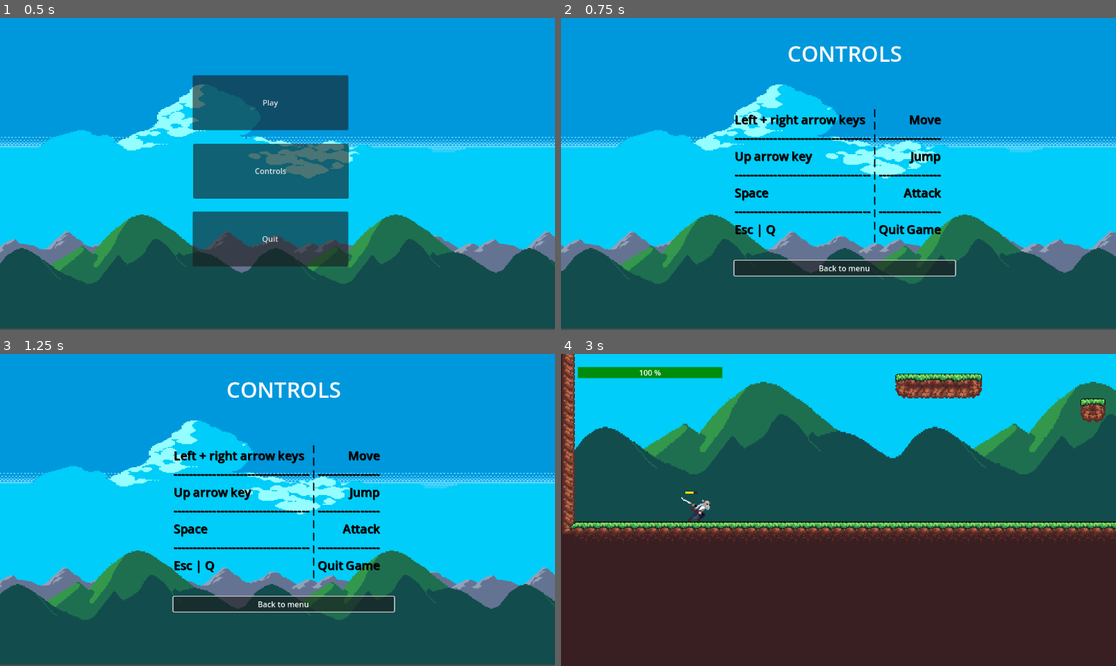
Above: before the commit, frames 1-4 (two rows, left to right).
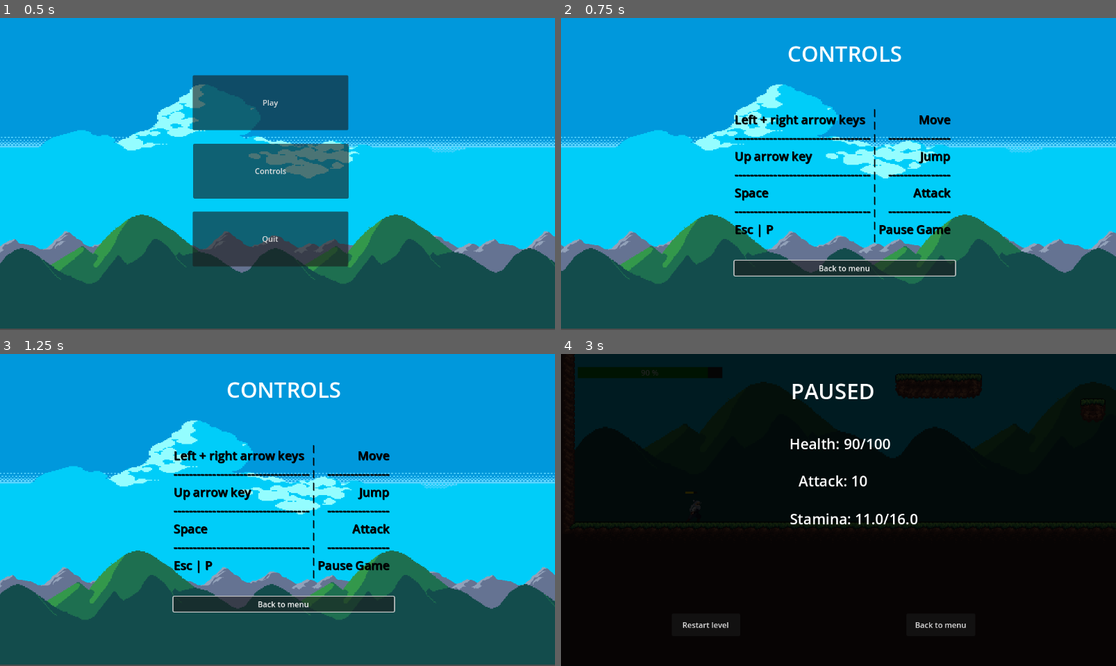
Above: after the commit, the same moments.

Repository: lukaszavadil1/AK8POGame
Game: Godot game, scene res://Menu/Main.tscn
Two runs of this game, one before a commit and one after it. Both use one fixed random seed, a clock stepped at 60 frames per second and the inputs below.
Inputs:
- Up to frame 1 (0.5 s): no input
- Up to frame 2 (0.75 s): click "Controls" at 0.5 s
- Up to frame 3 (1.25 s): no input
- Up to frame 4 (3 s): click "Back to menu" at 1.25 s; click "Play" at 2 s; tap Enter at 2.75 s; hold Right (ui_right) from 2.78 s (still down); tap P at 2.85 s

Frame 1 is identical in both runs. In frame 2, 1.0% of the frame differs, in the area x 36-71%, y 31-71%; in frame 3, 1.0%; in frame 4, 100%, in the area x 0-100%, y 0-100%.

Commit message:
Added pause menu with player stats

Diff:
--- a/src/Levels/level_1.tscn
+++ b/src/Levels/level_1.tscn
@@ -6,11 +6,12 @@
 [ext_resource type="Texture2D" uid="uid://4jky60yh7nxj" path="res://Assets/Graphics/Background-assets/Sky.png" id="3_0urlm"]
 [ext_resource type="Texture2D" uid="uid://cy3c16rfngcsa" path="res://Assets/Graphics/Background-assets/Grass Mountains.png" id="4_77x7w"]
 [ext_resource type="Texture2D" uid="uid://bgbesxvo2nj5l" path="res://Assets/Graphics/Background-assets/DarkGreen.png" id="5_rfktq"]
+[ext_resource type="PackedScene" uid="uid://bq36n3y4875t1" path="res://Menu/PauseScreen.tscn" id="6_77x7w"]
 [ext_resource type="PackedScene" uid="uid://b0vyw0u2jp2wd" path="res://Utils/HealthBar.tscn" id="7_0urlm"]
 [ext_resource type="PackedScene" uid="uid://chbaa0beslqiv" path="res://Enemies/Enemy1.tscn" id="8_77x7w"]
-[ext_resource type="Script" uid="uid://cf6okgw5sp11w" path="res://Enemies/enemy_1.gd" id="9_xoyoh"]
+[ext_resource type="Script" uid="uid://dm7xswq0ddam" path="res://Enemies/enemy_1.gd" id="9_xoyoh"]
 [ext_resource type="PackedScene" uid="uid://cwv6rv1rxxbe6" path="res://Assets/EndTree/EndTree.tscn" id="10_62b6n"]
-[ext_resource type="Script" uid="uid://plo2epf23ol8" path="res://Assets/EndTree/EbdTree.gd" id="11_rs4xw"]
+[ext_resource type="Script" uid="uid://2kfh32vdh4hm" path="res://Assets/EndTree/EbdTree.gd" id="11_rs4xw"]
 
 [sub_resource type="TileSetAtlasSource" id="TileSetAtlasSource_xoyoh"]
 texture = ExtResource("1_syshm")
@@ -463,3 +464,5 @@
 [node name="EndTree" parent="." instance=ExtResource("10_62b6n")]
 position = Vector2(96, 1221)
 script = ExtResource("11_rs4xw")
+
+[node name="PauseScreen" parent="." instance=ExtResource("6_77x7w")]
--- a/src/Menu/ControlsScreen.tscn
+++ b/src/Menu/ControlsScreen.tscn
@@ -36,7 +36,7 @@
 -----------------------------------
 Space
 -----------------------------------
-Esc | Q"
+Esc | P"
 
 [node name="VerticalSeparatorContainer" type="VBoxContainer" parent="ControlsContainer/ControlsTextContainer"]
 layout_mode = 2
@@ -68,7 +68,7 @@
 ----------------
 Attack
 ----------------
-Quit Game"
+Pause Game"
 horizontal_alignment = 2
 
 [node name="MarginContainer" type="MarginContainer" parent="ControlsContainer"]
--- /dev/null
+++ b/src/Menu/PauseScreen.tscn
@@ -0,0 +1,67 @@
+[gd_scene load_steps=2 format=3 uid="uid://bq36n3y4875t1"]
+
+[ext_resource type="Script" uid="uid://bjnq1x4u4ka1w" path="res://Menu/pause_screen.gd" id="1_vmm6i"]
+
+[node name="PauseScreen" type="CanvasLayer"]
+script = ExtResource("1_vmm6i")
+
+[node name="ColorRect" type="ColorRect" parent="."]
+offset_right = 1152.0
+offset_bottom = 648.0
+color = Color(0, 0, 0, 0.866667)
+
+[node name="Restart" type="Button" parent="ColorRect"]
+layout_mode = 0
+offset_left = 230.0
+offset_top = 539.0
+offset_right = 372.0
+offset_bottom = 586.0
+text = "Restart level"
+
+[node name="BackToMenu" type="Button" parent="ColorRect"]
+layout_mode = 0
+offset_left = 717.0
+offset_top = 539.0
+offset_right = 860.0
+offset_bottom = 586.0
+text = "Back to menu"
+
+[node name="Title" type="Label" parent="ColorRect"]
+layout_mode = 0
+offset_left = 387.0
+offset_top = 45.0
+offset_right = 742.0
+offset_bottom = 120.0
+theme_override_font_sizes/font_size = 45
+text = "PAUSED"
+horizontal_alignment = 1
+
+[node name="Health" type="Label" parent="ColorRect"]
+layout_mode = 0
+offset_left = 474.0
+offset_top = 165.0
+offset_right = 654.0
+offset_bottom = 217.0
+theme_override_font_sizes/font_size = 30
+horizontal_alignment = 1
+
+[node name="Attack" type="Label" parent="ColorRect"]
+layout_mode = 0
+offset_left = 475.0
+offset_top = 242.0
+offset_right = 655.0
+offset_bottom = 294.0
+theme_override_font_sizes/font_size = 30
+horizontal_alignment = 1
+
+[node name="Stamina" type="Label" parent="ColorRect"]
+layout_mode = 0
+offset_left = 475.0
+offset_top = 321.0
+offset_right = 654.0
+offset_bottom = 371.0
+theme_override_font_sizes/font_size = 30
+horizontal_alignment = 1
+
+[connection signal="pressed" from="ColorRect/Restart" to="." method="_on_restart_pressed"]
+[connection signal="pressed" from="ColorRect/BackToMenu" to="." method="_on_back_to_menu_pressed"]
--- /dev/null
+++ b/src/Menu/pause_screen.gd
@@ -0,0 +1,49 @@
+extends CanvasLayer
+
+@export var player: CharacterBody2D = null
+
+@onready var health_label = $ColorRect/Health as Label
+@onready var stamina_label = $ColorRect/Stamina as Label
+@onready var attack_label = $ColorRect/Attack as Label
+
+func _ready() -> void:
+	visible = false
+	process_mode = Node.PROCESS_MODE_ALWAYS
+	if not player:
+		player = get_parent().get_node("Player")
+
+func update_stats_display():
+	if not player:
+		return
+
+	health_label.text = "Health: %.0f/%.0f" % [player.current_health, player.MAX_HEALTH]
+	stamina_label.text = "Stamina: %.1f/%.1f" % [player.current_stamina, player.MAX_STAMINA]
+	attack_label.text = "Attack: %d" % player.ATTACK_POWER
+
+func _unhandled_input(event: InputEvent) -> void:
+	if event is InputEventKey and event.pressed and (event.keycode == KEY_P or event.keycode == KEY_ESCAPE):
+		if visible:
+			_resume_game()
+		else:
+			_pause_game()
+
+func _pause_game() -> void:
+	if not player:
+		player = get_parent().get_node("Player")
+	update_stats_display()
+	visible = true
+	get_tree().paused = true
+
+func _resume_game() -> void:
+	visible = false
+	get_tree().paused = false
+
+
+func _on_restart_pressed() -> void:
+	_resume_game()
+	get_tree().reload_current_scene()
+
+
+func _on_back_to_menu_pressed() -> void:
+	_resume_game()
+	get_tree().change_scene_to_file("res://Menu/Main.tscn")
--- a/src/Player/player.gd
+++ b/src/Player/player.gd
@@ -4,19 +4,23 @@
 const SPEED = 300.0
 const JUMP_VELOCITY = -400.0
 
-# Stamina settings
-const MAX_STAMINA = 16
+# User stats settings
+const MAX_STAMINA = 16.0
 const STAMINA_REGEN_RATE = 1.0
 const ATTACK_COST = 5.0
+const MAX_HEALTH = 100.0
+const ATTACK_POWER = 10.0
 
 # Nodes
 @onready var player_animation = $PlayerAnimation
 @onready var player_sprite = $PlayerAnimatedSprite
 @onready var stamina_bar = $Camera2D/StaminaBarUI
 @onready var attack_area = $AttackArea
+@onready var health_bar = $"../HealthBarUI"
 
 # States
 var current_stamina = MAX_STAMINA
+var current_health = MAX_HEALTH
 var is_attacking = false
 var is_jumping = false
 const ATTACK_AREA_OFFSET_X = 32
@@ -102,10 +106,8 @@
 		"Attack":
 			is_attacking = false
 
-func _input(event: InputEvent) -> void:
-	if event is InputEventKey:
-		if (event.keycode == KEY_Q or event.keycode == KEY_ESCAPE) and event.pressed:
-			quit_game()
-
-func quit_game() -> void:
-	get_tree().quit()
+func take_damage(amount: float) -> void:
+	current_health = max(current_health - amount, 0)
+	if health_bar:
+		health_bar.update_health(current_health, MAX_HEALTH)
+	# TODO Add death logic here
--- a/src/Utils/health_bar.gd
+++ b/src/Utils/health_bar.gd
@@ -4,9 +4,8 @@
 @onready var fill = $HealthBar
 @onready var percent = $HealthBarText
 var max_width: float = 300.0
-var new_val = 100.0
 
 func update_health(value: float, max_value: float):
-	new_val = (value / max_value) * max_width
-	fill.size.x = new_val
-	percent.text = str(new_val) + " %"
+	var health_percentage = (value / max_value) * 100
+	fill.size.x = (value / max_value) * max_width
+	percent.text = "%.0f %%" % health_percentage
Not shown: 1 places in src/Levels/level_1.tscn that only renumber resources
Not shown: 1 places in src/Utils/StaminaBar.tscn that only renumber resources
